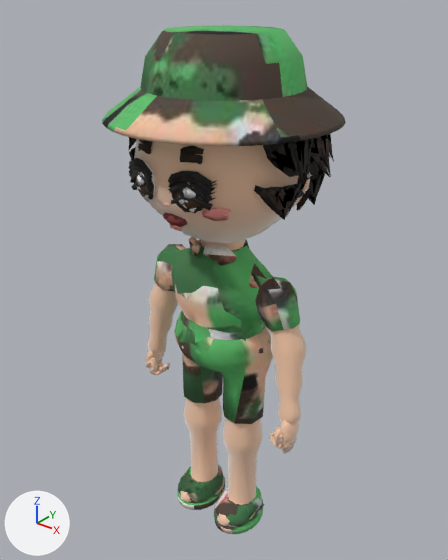
Two versions of the glTF model models/villager-su.glb, one commit apart.
One viewpoint serves both versions: a 50 mm lens placed at (1.097, -1.366, 1.766), pointed at (-0.021, 0.032, 0.9). The lights are fixed; the arrows at lower left show +X, +Y and +Z. The first picture is the older version. Vertices at exactly the same position are counted once.
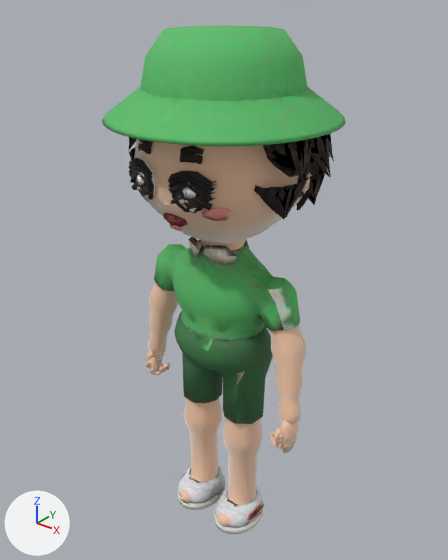
Location of each change, (x1, y1, x2, y2) in pixels of the pictures (448 x 560 px; the box of a moved part takes in the faces that stretch with it):
'Mesh_0', surface changed
    both: (137, 139, 310, 527)
'Mesh_14', surface changed
    both: (102, 26, 346, 146)
'Mesh_15', surface changed
    both: (177, 477, 264, 534)
part 1 of me_mesh_0, moved or reshaped
    before: (180, 471, 265, 524)
    after: (180, 474, 265, 521)
part 2 of me_mesh_0, surface changed
    both: (154, 237, 297, 527)

Edits to the bpy script that builds the scene:
```text
Change mat_cloth_body:
    where n3 = _N.new('ShaderNodeMapping'); n3.name = 'Mapping'
    n3.inputs[1].default_value: (0.00326, -14.58, 0.0) -> (0.00327, -14.74, 0.0)  # 'Location'
    n3.inputs[3].default_value: (10.99, 15.56, 1.0) -> (10.97, 15.73, 1.0)  # 'Scale'
Change mat_cloth_hat:
    where n3 = _N.new('ShaderNodeMapping'); n3.name = 'Mapping'
    n3.inputs[1].default_value: (0.00326, -11.68, 0.0) -> (0.00327, -11.94, 0.0)  # 'Location'
    n3.inputs[3].default_value: (8.749, 12.46, 1.0) -> (8.592, 12.74, 1.0)  # 'Scale'
Change mat_cloth_shoes:
    where n3 = _N.new('ShaderNodeMapping'); n3.name = 'Mapping'
    n3.inputs[1].default_value: (0.00326, -13.37, 0.0) -> (0.0947, -7.952, 0.0)  # 'Location'
    n3.inputs[3].default_value: (11.08, 14.36, 1.0) -> (9.567, 8.947, 1.0)  # 'Scale'
Change me_mesh_0:
    used by ob_mesh_0; location = (0.0, 0.0, 0.0)
    remove me_mesh_0.from_pydata(...)  # 2058 vertices, 3989 faces; spans x -0.32..0.34, y -0.25..0.24, z 0.0..1.57
    add me_mesh_0.from_pydata(...)  # 2058 vertices, 3988 faces; spans x -0.32..0.34, y -0.25..0.24, z 0.0..1.57
    me_mesh_0 part 1: 6 vertices removed from x -0.16..0.16, y -0.06..0.04, z 0.03..0.06; 5 vertices added at x -0.16..0.16, y -0.06..0.02, z 0.03..0.06
    me_mesh_0 part 2: 1439 kept faces spanning x -0.28..0.27, y -0.14..0.13, z 0.0..1.07 get new texture (UV) coordinates
    other edits to the shape of me_mesh_0 do not show in these pictures
Change me_mesh_14:
    where me_mesh_14.from_pydata(...)  # 297 vertices, 480 faces; spans x -0.334..0.334, y -0.329..0.339, z 1.419..1.655
    used by ob_mesh_14; location = (0.0, 0.0, 0.0)
    me_mesh_14 part 3: 363 kept faces spanning x -0.334..0.334, y -0.329..0.335, z 1.419..1.655 get new texture (UV) coordinates
```
